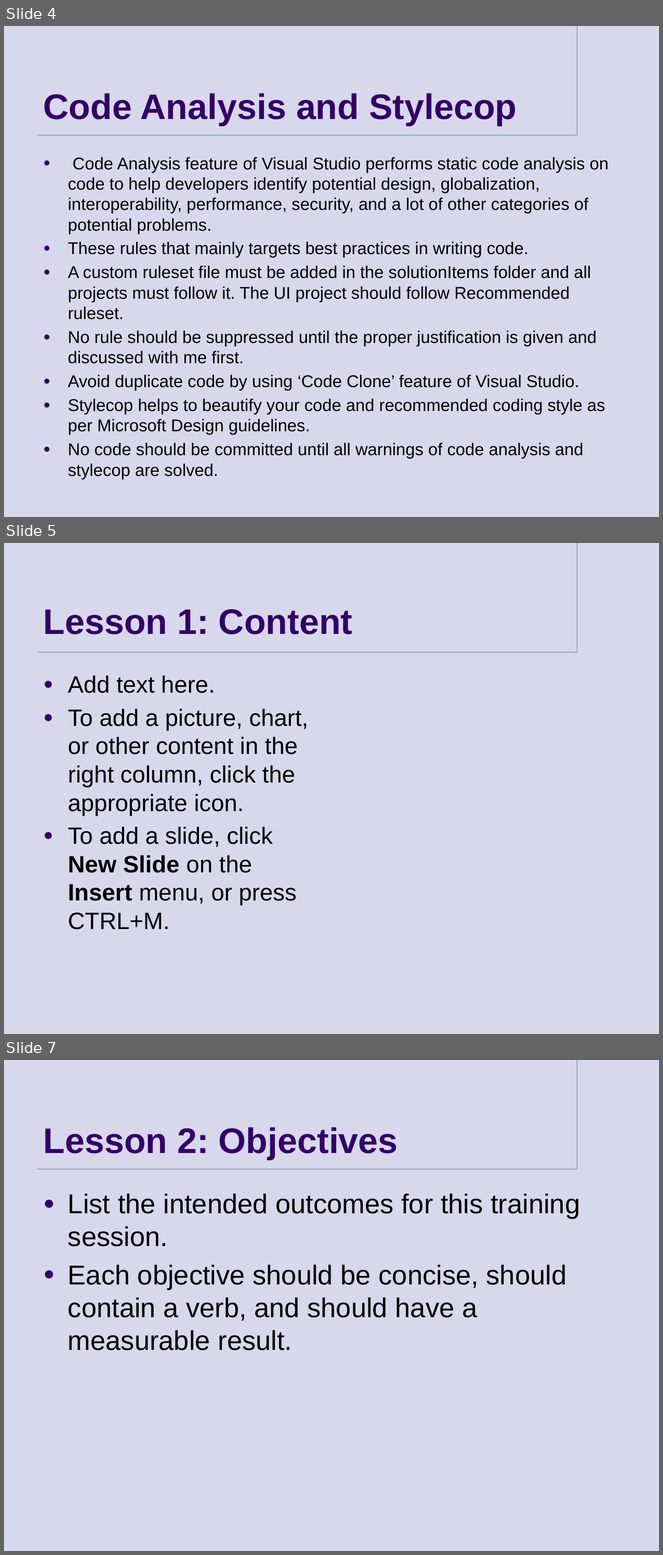
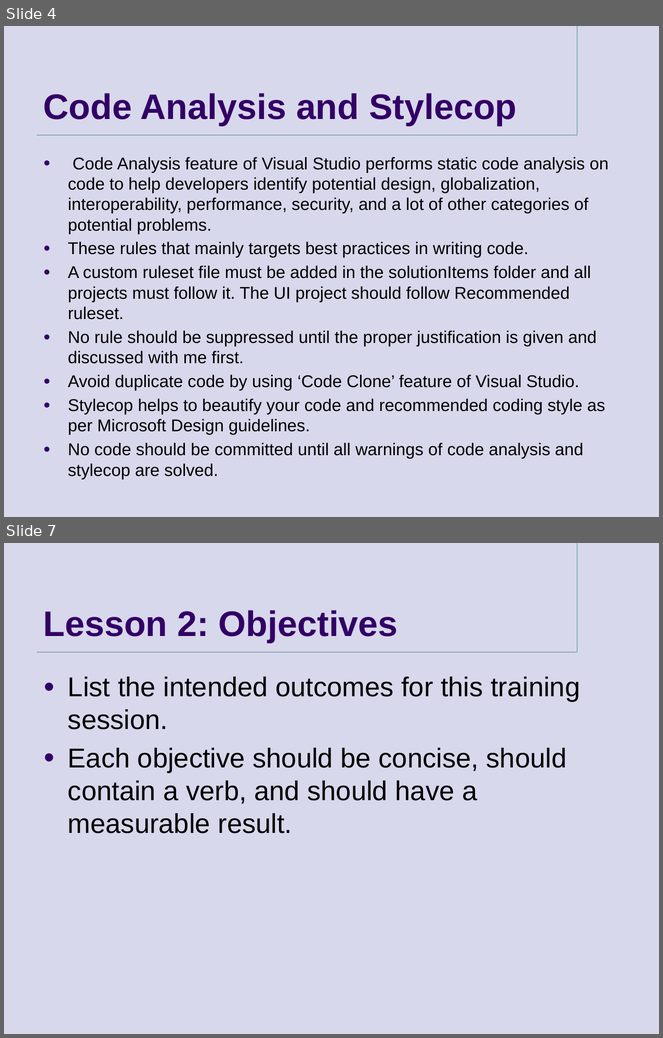
Before and after one commit to goldytech/QTec-II, a slide deck: QTec/Presentation.pptx. Shown one above the other, each under a label of ours: slides 4, 5 and 7 before the commit, slides 4 and 7 after it; the slides between them are not shown. The pictures are 663x1555 and 663x1038 pixels, drawn with LibreOffice and Linux fonts; fonts in the diff are those of the drawing; background and template pictures are left out. Boxes give left, top, right and bottom in pixels: in the first picture for what was removed or moved away, otherwise in the second. Text is boxed around its words. In the diff, an @@ line names an element or a change of style, - is before the commit and + after.

```diff
--- a/QTec/Presentation.pptx
+++ b/QTec/Presentation.pptx
@@ slide 5 removed at [4, 543, 659, 1034], background #D8D8EC; not listed: 2 template elements that a slide beside it also shows @@
@@ title removed at [44, 609, 353, 635] @@
-Lesson 1: Content
@@ text removed at [68, 676, 309, 930] @@
-● Add text here.
-● To add a picture, chart, or other content in the right column, click the appropriate icon.
-● To add a slide, click New Slide on the Insert menu, or press CTRL+M.
```
Also in this commit, not shown: 1 slide changed, 2 slides added, 1 other slide removed, 7 other files.
